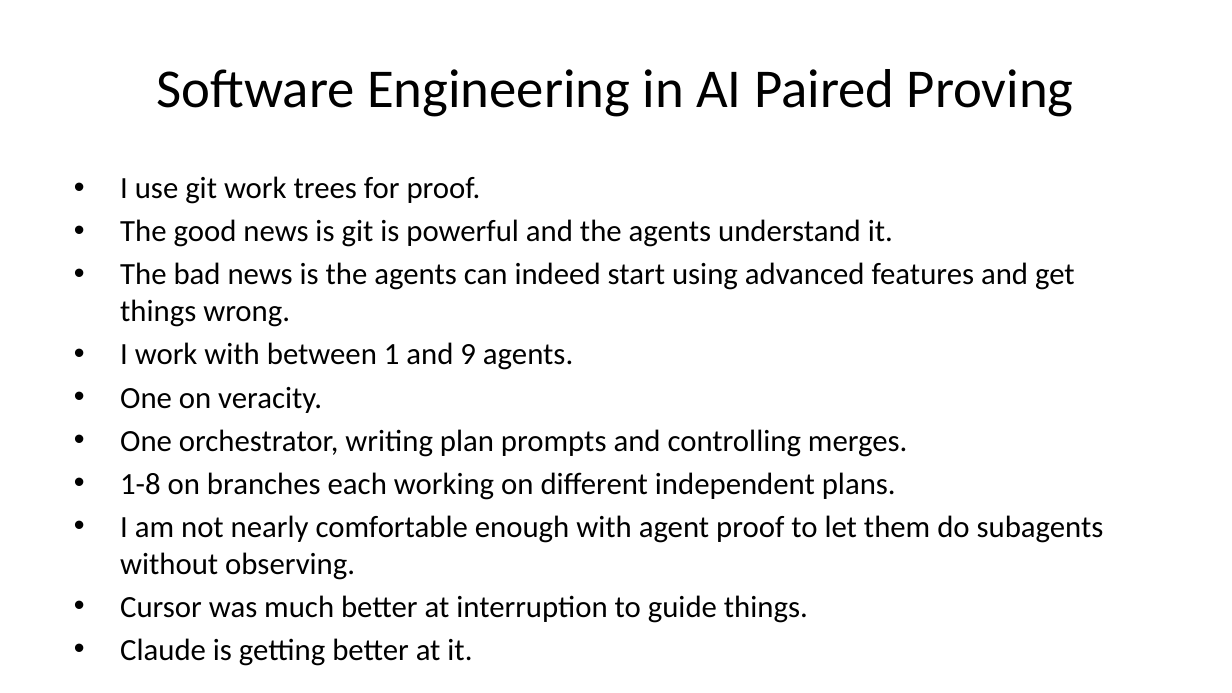
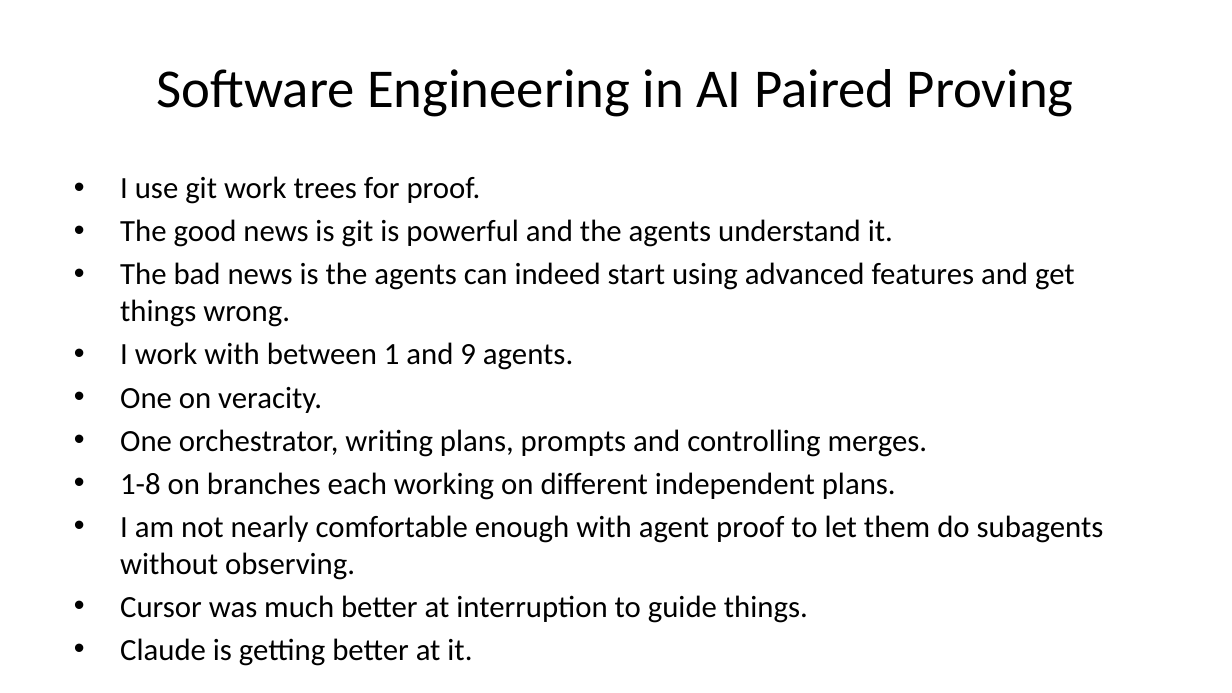
Before and after one commit to briangmilnes/APAS-VERUS, a slide deck: slide 57 of lectures/slidesMSR.pptx. Drawn at 1232x693 pixels with LibreOffice and Linux fonts; fonts in the diff are those of the drawing. Boxes give left, top, right and bottom in pixels: in the first picture for what was removed or moved away, otherwise in the second. Text is boxed around its words. In the diff, an @@ line names an element or a change of style, - is before the commit and + after.

```diff
--- a/lectures/slidesMSR.pptx
+++ b/lectures/slidesMSR.pptx
@@ text at (x1=120, y1=429, x2=928, y2=457): text changed @@
-• One orchestrator, writing plan prompts and controlling merges.
+• One orchestrator, writing plans, prompts and controlling merges.
```
Also in this commit, not shown: 11 other slides changed, 1 other file.
